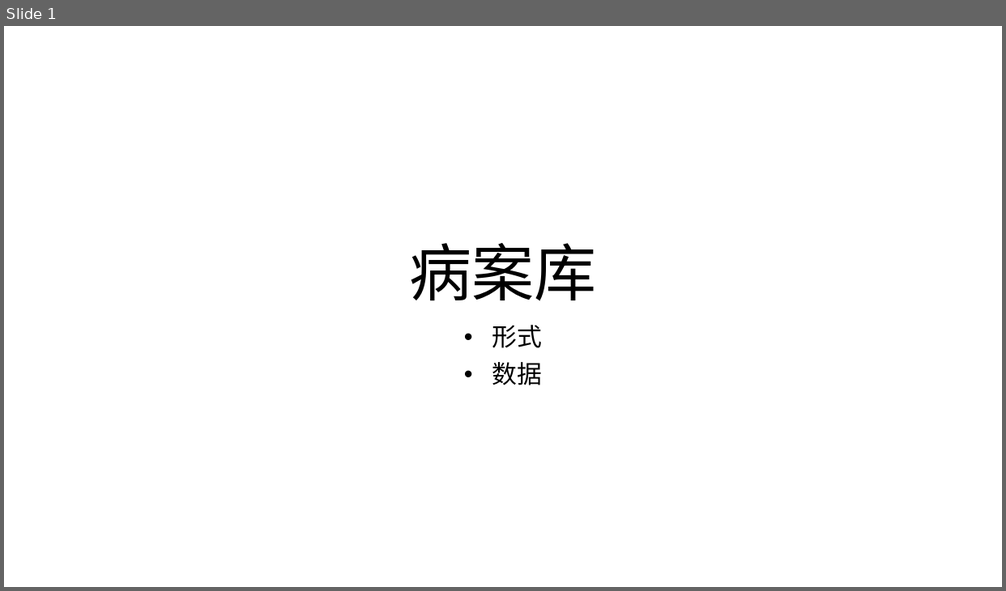
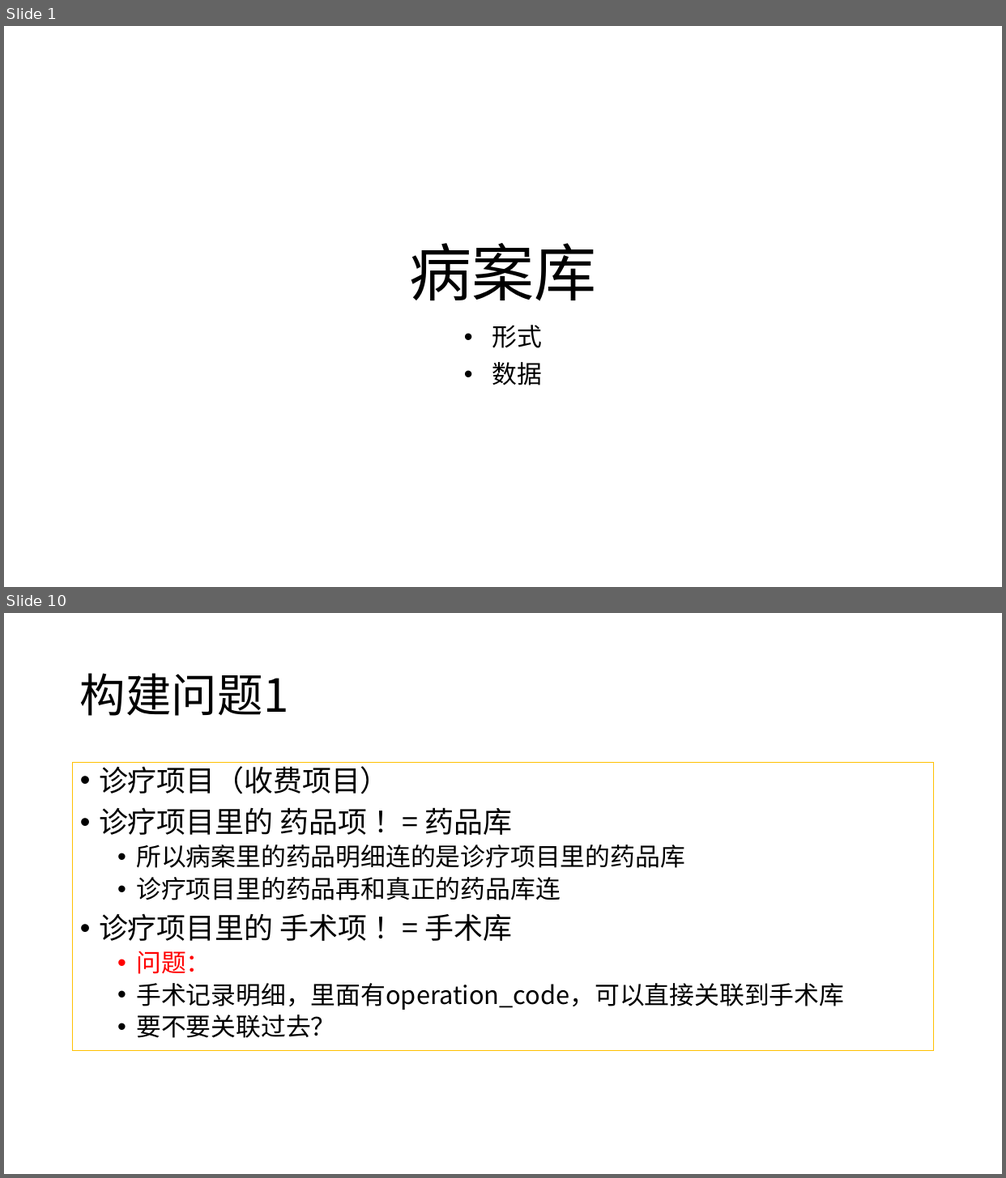
Before and after one commit to zmy1103/GNN_-, a slide deck: 病案库构建/病案库构建方案.pptx. Shown one above the other, each under a label of ours: slide 1 before the commit, slides 1 and 10 after it; the slides between them are not shown. The pictures are 1006x591 and 1006x1178 pixels, drawn with LibreOffice and Linux fonts; fonts in the diff are those of the drawing. Boxes give left, top, right and bottom in pixels: in the first picture for what was removed or moved away, otherwise in the second. Text is boxed around its words. In the diff, an @@ line names an element or a change of style, - is before the commit and + after.

```diff
--- a/病案库构建/病案库构建方案.pptx
+++ b/病案库构建/病案库构建方案.pptx
@@ slide 10 added at <box>4,613,1002,1174</box>, background #FFFFFF @@
@@ title added at <box>80,673,288,716</box>, 44 pt, text #000000 @@
+构建问题1
@@ text added at <box>73,763,934,1059</box>, fill #FFFFFF, outline #FFC000 1 pt, 24 pt, text #000000 @@
+• 诊疗项目（收费项目）
+• 诊疗项目里的 药品项 ！= 药品库
+  • 所以病案里的药品明细连的是诊疗项目里的药品库
+  • 诊疗项目里的药品再和真正的药品库连
+• 诊疗项目里的 手术项 ！= 手术库
+  • 问题：
+  • 手术记录明细，里面有operation_code，可以直接关联到手术库
+  • 要不要关联过去？
```
Also in this commit, not shown: 3 slides changed, 16 other slides added.
